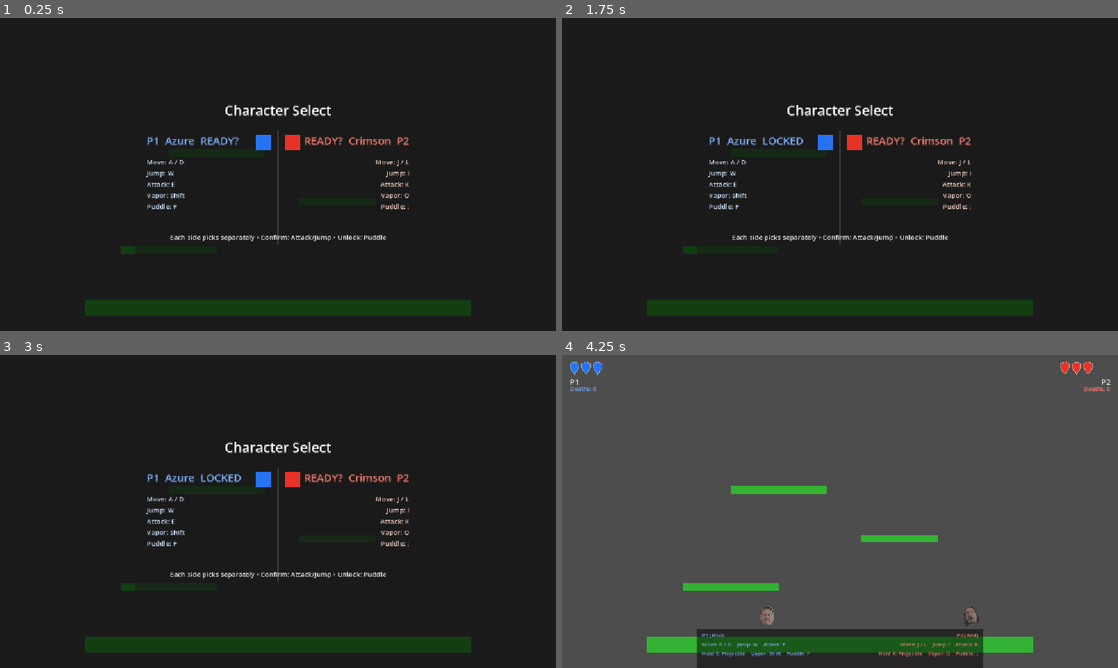
Above: before the commit, frames 1-4 (two rows, left to right).
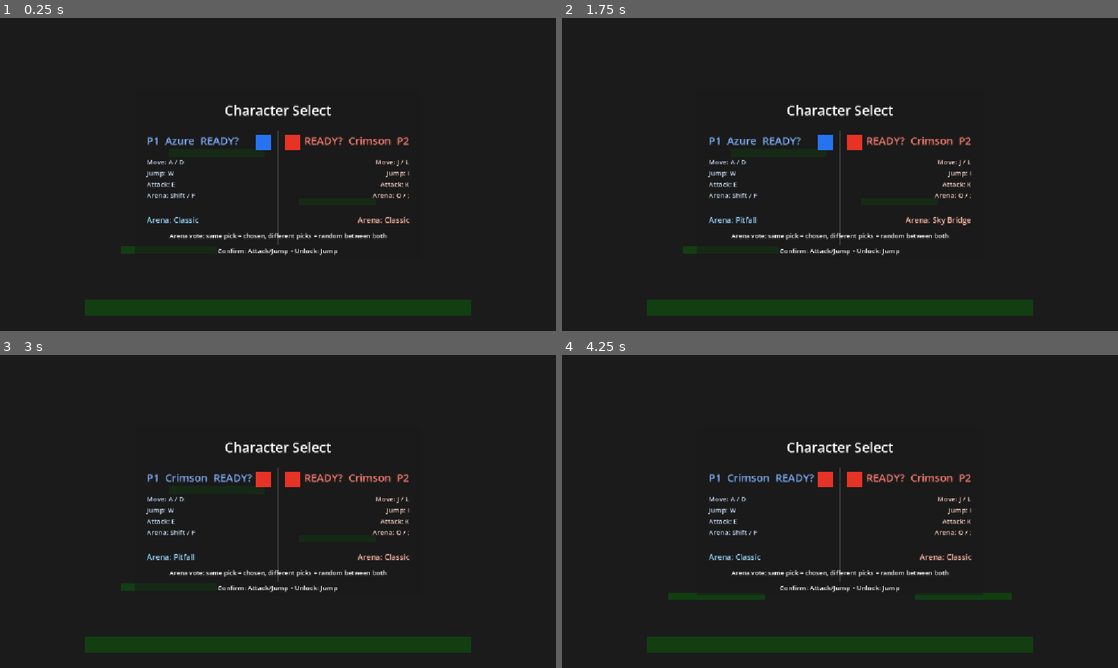
Above: after the commit, the same moments.

Repository: yhovart/smash-hero-rockit
Game: Godot game, scene res://main.tscn
The game is run twice, just before and just after one commit, with the same random seed, the same clock (stepped at 60 frames per second) and the same inputs.
Inputs (mouse positions are in pixels of both pictures, inside the frame that each line leads up to):
- Up to frame 1 (0.25 s): no input
- Up to frame 2 (1.75 s): tap Enter at 0.5 s; move the mouse to (962, 158) at 0.52 s; hold D (p1_right) from 0.53 s (still down); tap F (p1_puddle) at 0.6 s; click (962, 158) at 0.67 s; tap W (p1_jump) at 0.77, 1.07, 1.52 s; tap Shift (p1_vapor) at 0.8, 1.35 s; move the mouse to (728, 190) at 1.27 s; tap , (p2_puddle) at 1.55 s
- Up to frame 3 (3 s): tap W (p1_jump) at 1.82 s; move the mouse to (333, 442) at 2.02 s; release D (p1_right) at 2.03 s; hold A (p1_left) 2.03-2.78 s; tap , (p2_puddle) at 2.1 s; tap O (p2_vapor) at 2.3, 2.85 s; tap Space at 2.75 s; move the mouse to (250, 574) at 2.77 s; hold D (p1_right) from 2.78 s (still down); click (250, 574) at 2.92 s
- Up to frame 4 (4.25 s): keep holding D (p1_right); tap W (p1_jump) at 3.02, 3.05, 3.32, 3.6, 3.77, 4.07 s; move the mouse to (1006, 558) at 3.52 s; tap I (p2_jump) at 3.8 s; tap Escape (ui_cancel) at 4.15 s

The runs differ from the first frame. In frame 1, 1.1% of the frame differs, in the area x 26-74%, y 56-76%; in frame 2, 1.3%; in frame 3, 1.5%; in frame 4, 96%, in the area x 0-100%, y 0-100%.

Commit message:
esc to main menu and arena selection

Diff:
--- a/main.gd
+++ b/main.gd
@@ -3,6 +3,7 @@
 const P1_ACTIONS: Array[String] = ["p1_left", "p1_right", "p1_jump", "p1_attack", "p1_vapor", "p1_puddle"]
 const P2_ACTIONS: Array[String] = ["p2_left", "p2_right", "p2_jump", "p2_attack", "p2_vapor", "p2_puddle"]
 const CHARACTER_NAMES: Array[String] = ["Azure", "Crimson", "Emerald", "Gold"]
+const ARENA_NAMES: Array[String] = ["Classic", "Sky Bridge", "Pitfall"]
 const WINS_TO_TAKE_MATCH := 2
 const ROUND_RESULT_MIN_DISPLAY := 2.0
 const MATCH_RESULT_MIN_DISPLAY := 2.5
@@ -18,6 +19,8 @@
 var is_character_select_active := true
 var p1_character_index := 0
 var p2_character_index := 1
+var p1_arena_index := 0
+var p2_arena_index := 0
 var p1_locked := false
 var p2_locked := false
 var p1_round_wins := 0
@@ -26,11 +29,21 @@
 var is_round_result_active := false
 var is_match_over := false
 var round_result_input_delay := 0.0
+var selected_arena_index := 0
 
 @onready var player_1: Node = $Player1
 @onready var player_2: Node = $Player2
 @onready var hud: CanvasLayer = $HUD
 @onready var hazard_spawner: Node = $HazardSpawner
+@onready var platform_1: Node2D = $Platform1
+@onready var platform_2: Node2D = $Platform2
+@onready var platform_3: Node2D = $Platform3
+@onready var platform_1_shape: CollisionShape2D = $Platform1/CollisionShape2D
+@onready var platform_2_shape: CollisionShape2D = $Platform2/CollisionShape2D
+@onready var platform_3_shape: CollisionShape2D = $Platform3/CollisionShape2D
+@onready var platform_1_visual: ColorRect = $Platform1/ColorRect
+@onready var platform_2_visual: ColorRect = $Platform2/ColorRect
+@onready var platform_3_visual: ColorRect = $Platform3/ColorRect
 @onready var character_select: CanvasLayer = $CharacterSelect
 @onready var character_title: Label = $CharacterSelect/MenuPanel/Title
 @onready var p1_choice: Label = $CharacterSelect/MenuPanel/P1Choice
@@ -39,6 +52,9 @@
 @onready var p2_swatch: ColorRect = $CharacterSelect/MenuPanel/P2Swatch
 @onready var p1_controls: Label = $CharacterSelect/MenuPanel/P1Controls
 @onready var p2_controls: Label = $CharacterSelect/MenuPanel/P2Controls
+@onready var p1_arena_label: Label = $CharacterSelect/MenuPanel/P1Arena
+@onready var p2_arena_label: Label = $CharacterSelect/MenuPanel/P2Arena
+@onready var arena_hint: Label = $CharacterSelect/MenuPanel/ArenaHint
 @onready var menu_hint: Label = $CharacterSelect/MenuPanel/Hint
 @onready var end_screen: CanvasLayer = $EndScreen
 @onready var end_backdrop: ColorRect = $EndScreen/Backdrop
@@ -49,6 +65,7 @@
 @onready var winner_face: TextureRect = $EndScreen/Panel/WinnerFace
 @onready var loser_face: TextureRect = $EndScreen/Panel/LoserFace
 @onready var end_score: Label = $EndScreen/Panel/Score
+@onready var end_arena: Label = $EndScreen/Panel/Arena
 @onready var end_hint: Label = $EndScreen/Panel/Hint
 
 
@@ -70,14 +87,22 @@
 		_handle_round_result_input()
 		return
 	if not is_character_select_active:
+		_handle_in_fight_menu_input()
 		return
 	_handle_character_select_input()
+
+
+func _handle_in_fight_menu_input() -> void:
+	if Input.is_action_just_pressed("ui_cancel"):
+		_return_to_main_menu()
 
 
 func _initialize_character_select() -> void:
 	is_character_select_active = true
 	p1_locked = false
 	p2_locked = false
+	p1_arena_index = 0
+	p2_arena_index = 0
 	hud.visible = false
 	_set_gameplay_enabled(false)
 	character_select.visible = true
@@ -104,10 +129,16 @@
 		elif Input.is_action_just_pressed("p1_right"):
 			p1_character_index = wrapi(p1_character_index + 1, 0, CHARACTER_NAMES.size())
 			changed = true
+		if Input.is_action_just_pressed("p1_vapor"):
+			p1_arena_index = wrapi(p1_arena_index - 1, 0, ARENA_NAMES.size())
+			changed = true
+		elif Input.is_action_just_pressed("p1_puddle"):
+			p1_arena_index = wrapi(p1_arena_index + 1, 0, ARENA_NAMES.size())
+			changed = true
 		if Input.is_action_just_pressed("p1_attack") or Input.is_action_just_pressed("p1_jump"):
 			p1_locked = true
 			changed = true
-	elif Input.is_action_just_pressed("p1_puddle"):
+	elif Input.is_action_just_pressed("p1_jump"):
 		p1_locked = false
 		changed = true
 
@@ -118,10 +149,16 @@
 		elif Input.is_action_just_pressed("p2_right"):
 			p2_character_index = wrapi(p2_character_index + 1, 0, CHARACTER_NAMES.size())
 			changed = true
+		if Input.is_action_just_pressed("p2_vapor"):
+			p2_arena_index = wrapi(p2_arena_index - 1, 0, ARENA_NAMES.size())
+			changed = true
+		elif Input.is_action_just_pressed("p2_puddle"):
+			p2_arena_index = wrapi(p2_arena_index + 1, 0, ARENA_NAMES.size())
+			changed = true
 		if Input.is_action_just_pressed("p2_attack") or Input.is_action_just_pressed("p2_jump"):
 			p2_locked = true
 			changed = true
-	elif Input.is_action_just_pressed("p2_puddle"):
+	elif Input.is_action_just_pressed("p2_jump"):
 		p2_locked = false
 		changed = true
 
@@ -135,8 +172,17 @@
 func _start_match_with_selection() -> void:
 	_apply_character_to_player(player_1, p1_character_index)
 	_apply_character_to_player(player_2, p2_character_index)
+	selected_arena_index = _resolve_selected_arena()
+	_apply_arena(selected_arena_index)
 	character_select.visible = false
 	_start_best_of_three()
+
+
+func _resolve_selected_arena() -> int:
+	if p1_arena_index == p2_arena_index:
+		return p1_arena_index
+	var picks := [p1_arena_index, p2_arena_index]
+	return picks[randi() % picks.size()]
 
 
 func _start_best_of_three() -> void:
@@ -185,12 +231,12 @@
 	if p1_round_wins >= WINS_TO_TAKE_MATCH or p2_round_wins >= WINS_TO_TAKE_MATCH:
 		is_match_over = true
 		round_result_input_delay = MATCH_RESULT_MIN_DISPLAY
-		_show_end_screen("DEATH SCREEN", "%s WINS THE MATCH" % winner_name, winner_color, "Match Score %d - %d" % [p1_round_wins, p2_round_wins], "Press Attack or Jump to start a rematch (best of 3)")
+		_show_end_screen("DEATH SCREEN", "%s WINS THE MATCH" % winner_name, winner_color, "Match Score %d - %d" % [p1_round_wins, p2_round_wins], "Attack/Jump: Rematch   Vapor: Main Menu")
 		_update_end_screen_faces(winner_player)
 	else:
 		is_match_over = false
 		round_result_input_delay = ROUND_RESULT_MIN_DISPLAY
-		_show_end_screen("DEATH SCREEN", "%s WINS ROUND %d" % [winner_name, current_round], winner_color, "Match Score %d - %d" % [p1_round_wins, p2_round_wins], "Press Attack or Jump for next round")
+		_show_end_screen("DEATH SCREEN", "%s WINS ROUND %d" % [winner_name, current_round], winner_color, "Match Score %d - %d" % [p1_round_wins, p2_round_wins], "Attack/Jump: Next Round   Vapor: Main Menu")
 		_update_end_screen_faces(winner_player)
 
 
@@ -199,6 +245,7 @@
 	end_title.text = title
 	end_subtitle.text = subtitle
 	end_score.text = score_text
+	end_arena.text = "Arena: %s" % ARENA_NAMES[selected_arena_index]
 	end_hint.text = hint_text
 	end_backdrop.color = tint
 
@@ -228,6 +275,9 @@
 
 func _handle_round_result_input() -> void:
 	if round_result_input_delay > 0.0:
+		return
+	if _return_to_menu_pressed_any_player():
+		_return_to_main_menu()
 		return
 	if not _confirm_pressed_any_player():
 		return
@@ -241,6 +291,22 @@
 	end_screen.visible = false
 	_reset_players_for_round()
 	_set_gameplay_enabled(true)
+
+
+func _return_to_menu_pressed_any_player() -> bool:
+	return Input.is_action_just_pressed("p1_vapor") \
+		or Input.is_action_just_pressed("p2_vapor")
+
+
+func _return_to_main_menu() -> void:
+	is_round_result_active = false
+	is_match_over = false
+	round_result_input_delay = 0.0
+	p1_round_wins = 0
+	p2_round_wins = 0
+	current_round = 1
+	end_screen.visible = false
+	_initialize_character_select()
 
 
 func _confirm_pressed_any_player() -> bool:
@@ -262,9 +328,40 @@
 	p2_choice.text = "%s  %s  P2" % ["LOCKED" if p2_locked else "READY?", CHARACTER_NAMES[p2_character_index]]
 	p1_swatch.color = CHARACTER_COLORS[p1_character_index]
 	p2_swatch.color = CHARACTER_COLORS[p2_character_index]
-	p1_controls.text = "Move: A / D\nJump: W\nAttack: E\nVapor: Shift\nPuddle: F"
-	p2_controls.text = "Move: J / L\nJump: I\nAttack: K\nVapor: O\nPuddle: ;"
-	menu_hint.text = "Each side picks separately • Confirm: Attack/Jump • Unlock: Puddle"
+	p1_arena_label.text = "Arena: %s" % ARENA_NAMES[p1_arena_index]
+	p2_arena_label.text = "Arena: %s" % ARENA_NAMES[p2_arena_index]
+	p1_controls.text = "Move: A / D\nJump: W\nAttack: E\nArena: Shift / F"
+	p2_controls.text = "Move: J / L\nJump: I\nAttack: K\nArena: O / ;"
+	arena_hint.text = "Arena vote: same pick = chosen, different picks = random between both"
+	menu_hint.text = "Confirm: Attack/Jump • Unlock: Jump"
+
+
+func _apply_arena(arena_index: int) -> void:
+	_set_platform_enabled(platform_1, platform_1_shape, platform_1_visual, true)
+	_set_platform_enabled(platform_2, platform_2_shape, platform_2_visual, true)
+	_set_platform_enabled(platform_3, platform_3_shape, platform_3_visual, true)
+
+	match arena_index:
+		0:
+			platform_1.position = Vector2(350, 480)
+			platform_2.position = Vector2(700, 380)
+			platform_3.position = Vector2(450, 280)
+		1:
+			platform_1.position = Vector2(300, 500)
+			platform_2.position = Vector2(576, 420)
+			platform_3.position = Vector2(850, 340)
+		2:
+			platform_1.position = Vector2(320, 500)
+			platform_2.position = Vector2(576, 360)
+			platform_3.position = Vector2(832, 500)
+			_set_platform_enabled(platform_2, platform_2_shape, platform_2_visual, false)
+
+
+func _set_platform_enabled(platform_node: Node2D, platform_shape: CollisionShape2D, platform_visual: CanvasItem, enabled: bool) -> void:
+	platform_node.visible = enabled
+	platform_shape.disabled = not enabled
+	if platform_visual != null:
+		platform_visual.visible = enabled
 
 
 func _on_joy_connection_changed(_device: int, _connected: bool) -> void:
--- a/main.tscn
+++ b/main.tscn
@@ -107,8 +107,8 @@
 offset_left = 24.0
 offset_top = 138.0
 offset_right = 282.0
-offset_bottom = 272.0
-text = "Move: A / D\nJump: W\nAttack: E\nVapor: Shift\nPuddle: F"
+offset_bottom = 246.0
+text = "Move: A / D\nJump: W\nAttack: E\nArena: Shift / F"
 theme_override_font_sizes/font_size = 14
 theme_override_colors/font_color = Color(0.82, 0.9, 1, 1)
 
@@ -116,18 +116,46 @@
 offset_left = 310.0
 offset_top = 138.0
 offset_right = 568.0
-offset_bottom = 272.0
-text = "Move: J / L\nJump: I\nAttack: K\nVapor: O\nPuddle: ;"
+offset_bottom = 246.0
+text = "Move: J / L\nJump: I\nAttack: K\nArena: O / ;"
 theme_override_font_sizes/font_size = 14
 theme_override_colors/font_color = Color(1, 0.85, 0.8, 1)
 horizontal_alignment = 2
 
+[node name="P1Arena" type="Label" parent="CharacterSelect/MenuPanel"]
+offset_left = 24.0
+offset_top = 256.0
+offset_right = 282.0
+offset_bottom = 286.0
+text = "Arena: Classic"
+theme_override_font_sizes/font_size = 16
+theme_override_colors/font_color = Color(0.6, 0.85, 1, 1)
+
+[node name="P2Arena" type="Label" parent="CharacterSelect/MenuPanel"]
+offset_left = 310.0
+offset_top = 256.0
+offset_right = 568.0
+offset_bottom = 286.0
+text = "Arena: Classic"
+theme_override_font_sizes/font_size = 16
+theme_override_colors/font_color = Color(1, 0.72, 0.65, 1)
+horizontal_alignment = 2
+
+[node name="ArenaHint" type="Label" parent="CharacterSelect/MenuPanel"]
+offset_left = 24.0
+offset_top = 292.0
+offset_right = 568.0
+offset_bottom = 320.0
+text = "Arena vote: same pick = chosen, different picks = random"
+theme_override_font_sizes/font_size = 13
+horizontal_alignment = 1
+
 [node name="Hint" type="Label" parent="CharacterSelect/MenuPanel"]
 offset_left = 24.0
-offset_top = 294.0
-offset_right = 568.0
-offset_bottom = 334.0
-text = "Move: Left/Right   Confirm: Attack or Jump   Change: Puddle"
+offset_top = 322.0
+offset_right = 568.0
+offset_bottom = 344.0
+text = "Confirm: Attack/Jump   Unlock: Jump"
 theme_override_font_sizes/font_size = 14
 horizontal_alignment = 1
 
@@ -208,6 +236,15 @@
 text = "Match Score 0 - 0"
 horizontal_alignment = 1
 theme_override_font_sizes/font_size = 24
+
+[node name="Arena" type="Label" parent="EndScreen/Panel"]
+offset_left = 22.0
+offset_top = 390.0
+offset_right = 700.0
+offset_bottom = 420.0
+text = "Arena: Classic"
+horizontal_alignment = 1
+theme_override_font_sizes/font_size = 18
 
 [node name="Hint" type="Label" parent="EndScreen/Panel"]
 offset_left = 22.0
@@ -279,7 +316,8 @@
 offset_bottom = 76.0
 text = "P1 (Blue)
 Move: A / D    Jump: W    Attack: E
-Hold E: Projectile    Vapor: Shift    Puddle: F"
+Hold E: Projectile    Vapor: Shift    Puddle: F
+Menu: Esc"
 theme_override_font_sizes/font_size = 11
 theme_override_colors/font_color = Color(0.5, 0.7, 1.0, 1.0)
 
@@ -290,7 +328,8 @@
 offset_bottom = 76.0
 text = "P2 (Red)
 Move: J / L    Jump: I    Attack: K
-Hold K: Projectile    Vapor: O    Puddle: ;"
+Hold K: Projectile    Vapor: O    Puddle: ;
+Menu: Esc"
 theme_override_font_sizes/font_size = 11
 theme_override_colors/font_color = Color(1.0, 0.5, 0.45, 1.0)
 horizontal_alignment = 2
